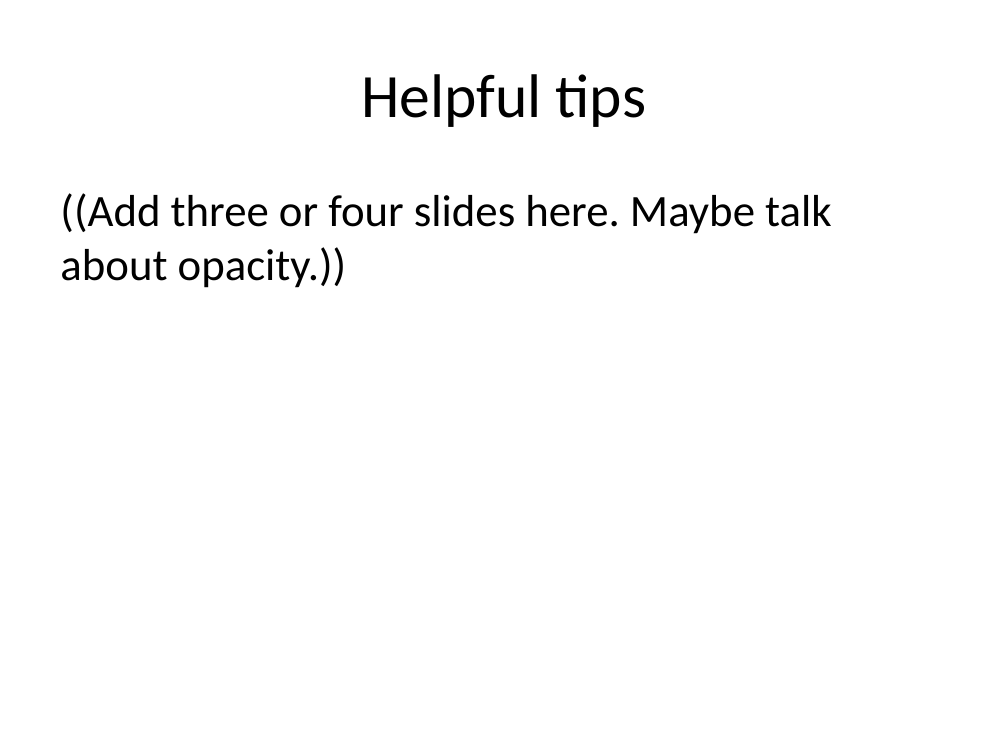
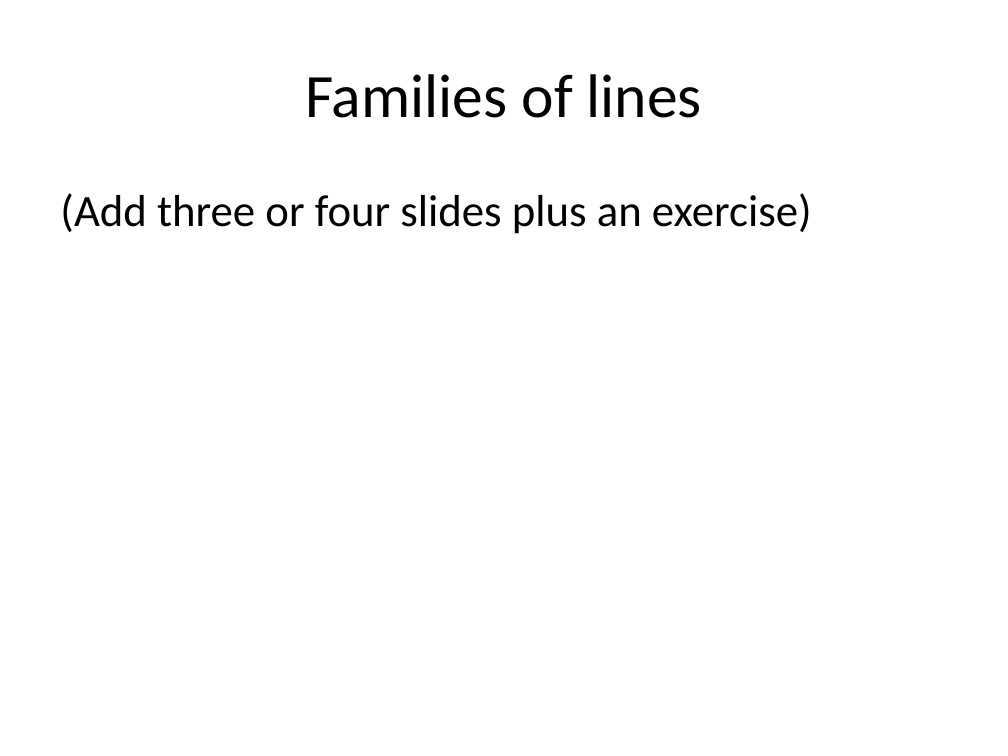
Before and after one commit to pmean/data-visualization, a slide deck: slide 30 of data-viz-03/component/fundamentals.pptx (slide 31 before the commit). Drawn at 1008x756 pixels with LibreOffice and Linux fonts; fonts in the diff are those of the drawing. Boxes give left, top, right and bottom in pixels: in the first picture for what was removed or moved away, otherwise in the second. Text is boxed around its words. In the diff, an @@ line names an element or a change of style, - is before the commit and + after.

```diff
--- a/data-viz-03/component/fundamentals.pptx
+++ b/data-viz-03/component/fundamentals.pptx
@@ title at (x1=305, y1=74, x2=702, y2=118): text changed @@
-Helpful tips
+Families of lines
@@ text at (x1=60, y1=193, x2=812, y2=234): text changed @@
-((Add three or four slides here. Maybe talk about opacity.))
+(Add three or four slides plus an exercise)
```
Also in this commit, not shown: 4 other slides changed, 15 slides added, 17 slides removed, 12 other files.
